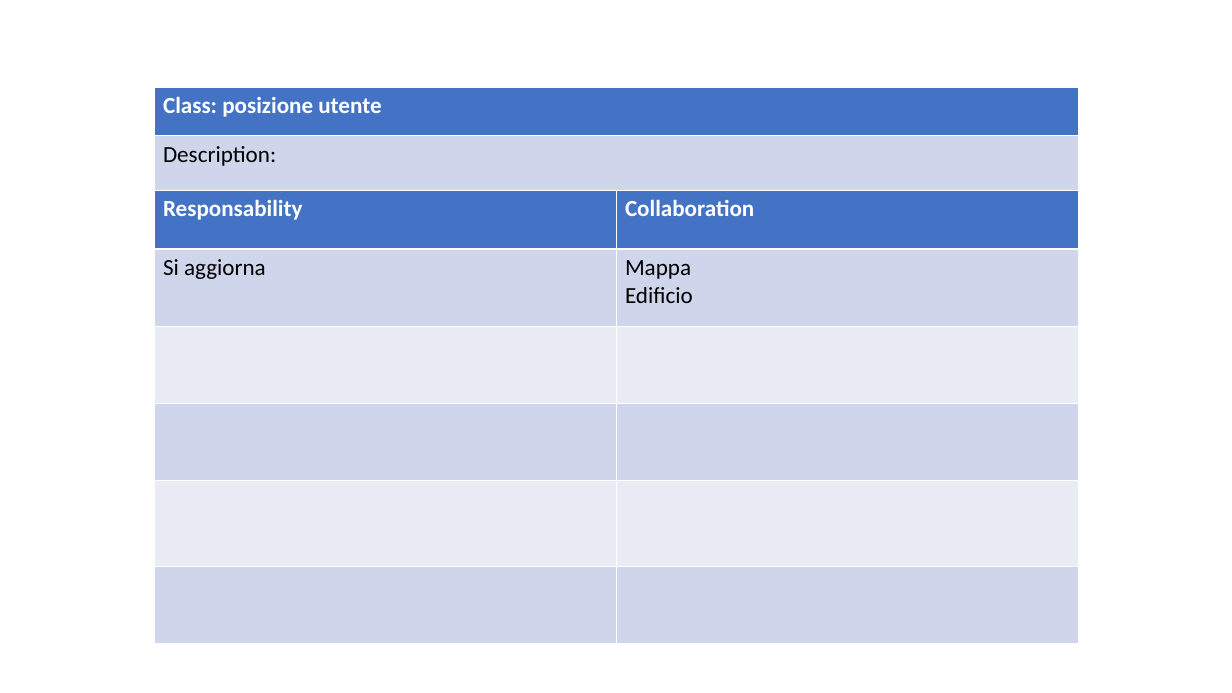
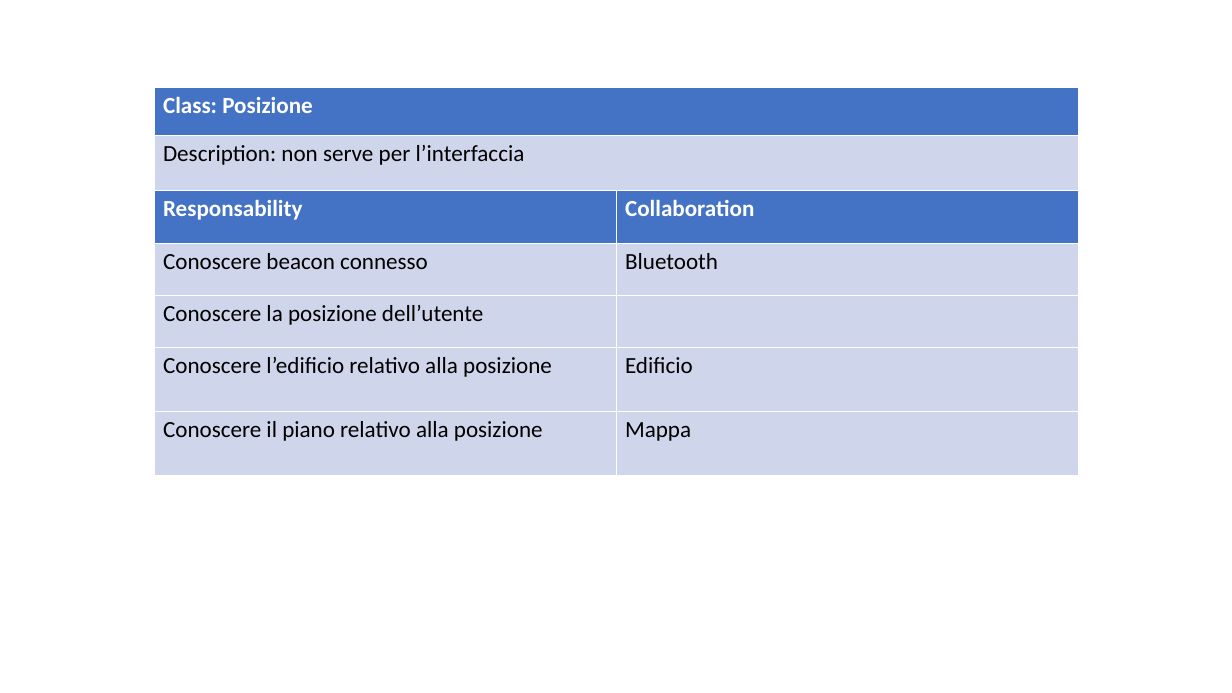
Before and after one commit to ecorradini/ProgettoIDS, a slide deck: slide 11 of AnalisiRequisiti/CRC/UT2/CRC_UT2.ppt (slide 6 before the commit). Drawn at 1232x693 pixels with LibreOffice and Linux fonts; fonts in the diff are those of the drawing. Boxes give left, top, right and bottom in pixels: in the first picture for what was removed or moved away, otherwise in the second. Text is boxed around its words. In the diff, an @@ line names an element or a change of style, - is before the commit and + after.

```diff
--- a/AnalisiRequisiti/CRC/UT2/CRC_UT2.ppt
+++ b/AnalisiRequisiti/CRC/UT2/CRC_UT2.ppt
@@ table at (154, 87, 1078, 190) @@
-row 1, column 1: Class: posizione utente
+row 1, column 1: Class: Posizione
-row 2, column 1: Description:
+row 2, column 1: Description: non serve per l’interfaccia
@@ borders changed @@
@@ table removed at (154, 189, 1078, 643), 6 rows, 2 columns @@
-Responsability | Collaboration
-Si aggiorna | Mappa / Edificio
- | 
- | 
- | 
- | 
@@ table added at (154, 189, 1078, 475), 5 rows, 2 columns @@
+Responsability | Collaboration
+Conoscere beacon connesso | Bluetooth
+Conoscere la posizione dell’utente | 
+Conoscere l’edificio relativo alla posizione | Edificio
+Conoscere il piano relativo alla posizione | Mappa
```
Also in this commit, not shown: 2 other slides changed, 8 slides added, 3 slides removed, 5 other files.
